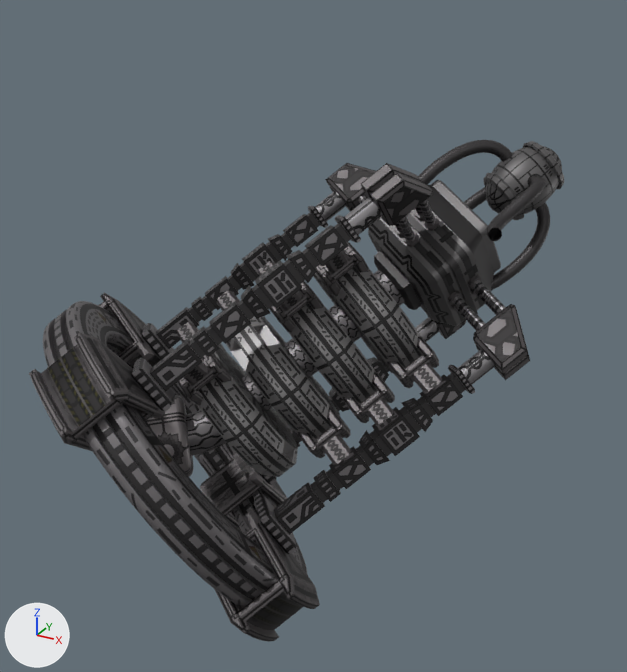
Before and after pictures for a commit that changed the Blender file Blends - Planets/46 CC Station - small, destroyed/46 CC Station - small, destroyed.blend.
The view is the same before and after, from a 50 mm camera at (1.46, -2.92, 1.39) aimed at (-0.07, -0.14, 0.0). Every picture has the same lights, and +X, +Y and +Z are marked at lower left.

The first picture shows 'Clamp', 'Core Disc', 'Core Disc.001', 'Elevator', 'Elevator.002', 'Engineering', 'Habitation Ring', 'Pillar', 'Pipes', 'Reactor', 'Reactor Cable', 'Wedge'.
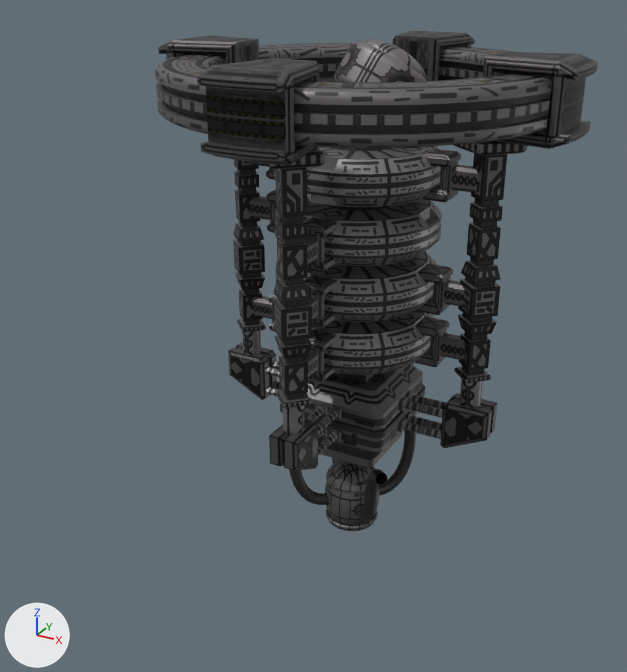
ob_cc_station is not drawn itself; it is the parent of ob_engineering, ob_core_disc, ob_elevator, ob_pillar, ob_clamp, ob_habitation_ring, ob_reactor, ob_reactor_cable.
ob_x_empty_001 is not drawn itself; it is used by a modifier of ob_elevator_002, ob_command_center_001.

Changed parts and their boxes [x1, y1, x2, y2] in the pictures (627 x 672 px):
'Habitation Ring', turned: before [43, 301, 308, 608]; after [155, 43, 552, 148]
'Pillar', turned: before [132, 191, 495, 555]; after [233, 141, 527, 436]
'Core Disc', turned: before [198, 267, 421, 477]; after [274, 146, 442, 375]
'Clamp', turned: before [29, 292, 320, 642]; after [158, 31, 598, 165]
'Engineering', turned: before [368, 180, 501, 326]; after [280, 364, 425, 468]
'Core Disc.001', turned: before [177, 242, 442, 465]; after [248, 149, 478, 382]
'Wedge', turned: before [325, 163, 530, 380]; after [228, 343, 497, 471]
'Reactor Cable', turned: before [418, 140, 550, 291]; after [289, 430, 416, 521]
'Reactor', turned: before [483, 141, 564, 220]; after [325, 460, 379, 531]
'Pipes', turned: before [358, 196, 506, 331]; after [265, 361, 447, 456]
'Elevator.002', reshaped, turned, modifiers changed: before [146, 395, 193, 477]; after [334, 41, 427, 82]
'Elevator', turned (not visible afterwards): before [242, 270, 405, 411]
'Elevator.001', turned (not visible afterwards): before [186, 410, 227, 456]
'Clamp Bit', turned (not visible afterwards): before [137, 342, 263, 529]
'Command Center.001', added: after [363, 39, 427, 79]
part 1 of me_plane_009, deleted: before [146, 395, 193, 477]

The change, as a diff of the scene's bpy script:
```diff
--- a/Blends - Planets/46 CC Station - small, destroyed/46 CC Station - small, destroyed.blend.py
+++ b/Blends - Planets/46 CC Station - small, destroyed/46 CC Station - small, destroyed.blend.py
@@ me_plane_009 @@
 # used by ob_elevator_002; parent = ob_cc_station; location = (0.17, 0.17, 8.481); rotation_euler = (0.0, -0.543, -2.356), in degrees (0, -31, -135); scale = (1.0, 1.0, 1.8)
-me_plane_009.from_pydata(...)  # 610 vertices, 592 faces; spans x -1.0..1.0, y -1.0..1.0, z 0.0..0.56
+me_plane_009.from_pydata(...)  # 97 vertices, 74 faces; spans x -0.71..0.0, y -1.0..0.0, z 0.0..0.56
+# me_plane_009 part 1: 513 vertices removed from x -1.0..1.0, y -0.98..1.0, z 0.0..0.56
 me_plane_009.materials.append(mat_pink_swan)
@@ me_plane_008 @@
+me_plane_008.from_pydata(...)  # 61 vertices, 48 faces; spans x 0.0..0.8, y 0.0..0.566, z 0.0..0.3
+me_plane_008.polygons.foreach_set('use_smooth', [True] * 48)
+me_plane_008.materials.append(mat_pink_swan)
@@ ob_cc_station @@
 ob_cc_station.location = (0.0481, 0.0, 0.0655)
-ob_cc_station.rotation_euler = (-0.62, -2.353, 1.592)  # degrees (-36, -135, 91)
 ob_cc_station.scale = (1.5, 1.5, 1.5)
@@ ob_elevator_002 @@
 ob_elevator_002.scale = (1.0, 1.0, 1.8)
+_m = ob_elevator_002.modifiers.new('Mirror', 'MIRROR')
+_m.mirror_object = ob_x_empty_001
+_m = ob_elevator_002.modifiers.new('Mirror.001', 'MIRROR')
+_m.use_axis = (True, True, False)
 _m = ob_elevator_002.modifiers.new('EdgeSplit', 'EDGE_SPLIT')
@@ ob_x_empty_001 @@
+ob_x_empty_001 = bpy.data.objects.new('X Empty.001', None)
+ob_x_empty_001.parent = ob_command_center_001
+ob_x_empty_001.matrix_parent_inverse = Matrix(((-4.243, -4.243, 0.0, -5.074), (4.243, -4.243, 0.0, 0.848), (0.0, 0.0, 6.0, -7.352), (0.0, 0.0, 0.0, 1.0)))
+ob_x_empty_001.location = (-0.698, -0.498, 1.225)
+ob_x_empty_001.scale = (0.0833, 0.0833, 0.0833)
@@ ob_command_center_001 @@
+ob_command_center_001 = bpy.data.objects.new('Command Center.001', me_plane_008)
+ob_command_center_001.location = (0.137, 0.089, 1.034)
+ob_command_center_001.rotation_euler = (0.0, -0.543, -2.356)  # degrees (0, -31, -135)
+ob_command_center_001.scale = (0.167, 0.167, 0.167)
+_m = ob_command_center_001.modifiers.new('Mirror.001', 'MIRROR')
+_m.mirror_object = ob_x_empty_001
+_m = ob_command_center_001.modifiers.new('Mirror', 'MIRROR')
+_m.use_axis = (True, True, False)
+_m = ob_command_center_001.modifiers.new('EdgeSplit', 'EDGE_SPLIT')
```
